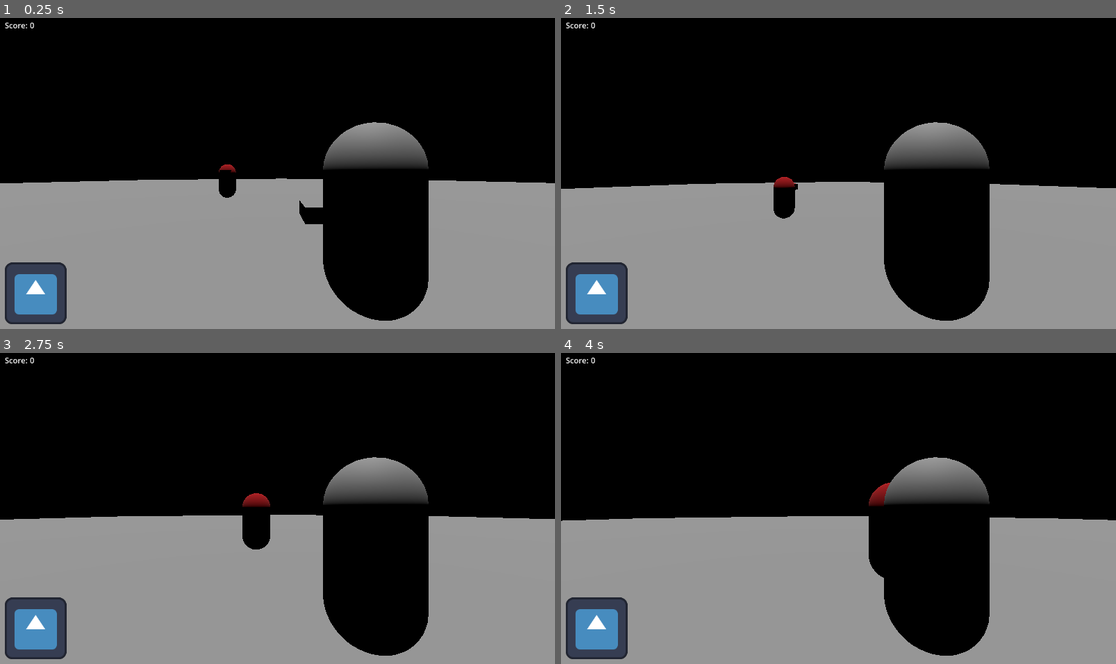
Above: before the commit, frames 1-4 (two rows, left to right).
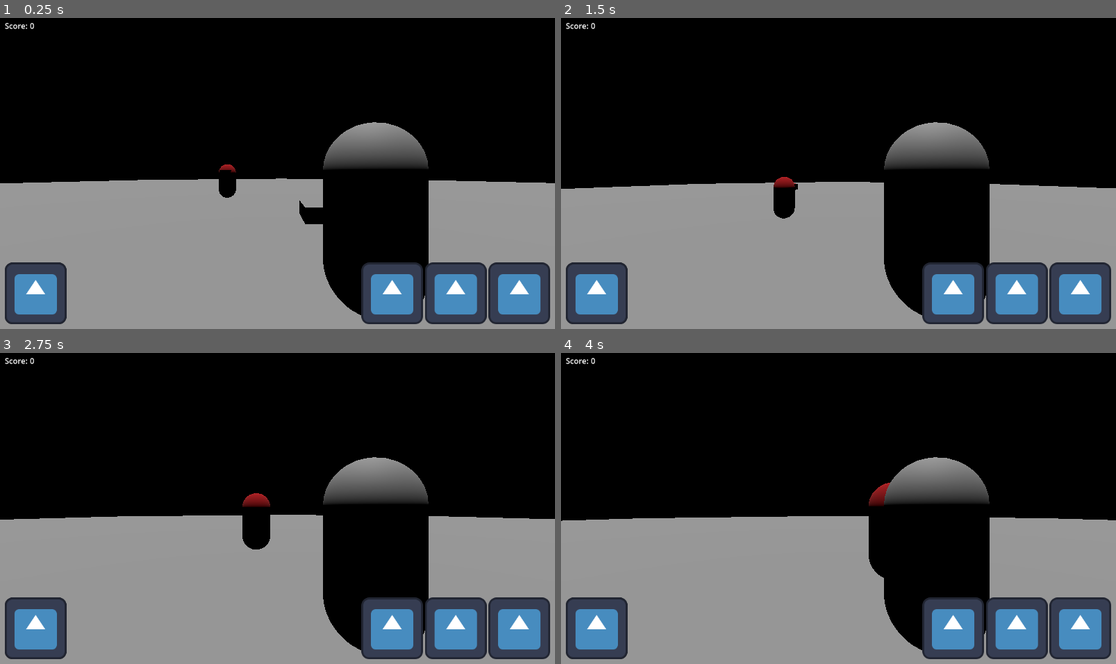
Above: after the commit, the same moments.

Repository: Sprotex/ludum-dare-54
Game: Godot game, scene res://level.tscn
Two runs of this game, one before a commit and one after it. Both use one fixed random seed, a clock stepped at 60 frames per second and the inputs below. The engine's default icon, where the game draws it, is replaced by a stand-in: a white triangle on a blue panel in a dark square.
Inputs (mouse positions are in pixels of both pictures, inside the frame that each line leads up to):
- Up to frame 1 (0.25 s): no input
- Up to frame 2 (1.5 s): tap Enter at 0.5 s; move the mouse to (866, 170) at 0.52 s; hold W (move_forward) from 0.53 s (still down); tap Space (jump) at 0.77 s; move the mouse to (810, 173) at 1.27 s
- Up to frame 3 (2.75 s): keep holding W (move_forward); tap Space (jump) at 1.52 s; move the mouse to (288, 502) at 2.02 s
- Up to frame 4 (4 s): keep holding W (move_forward); move the mouse to (832, 511) at 2.77 s; tap Space (jump) at 3.02, 3.77 s; move the mouse to (877, 511) at 3.52 s

The runs differ from the first frame. In frame 1, 6.6% of the frame differs, in the area x 0-100%, y 1-99%; in frame 2, 6.6%; in frame 3, 6.6%; in frame 4, 6.6%.

Commit message:
add health user interface
reorder user interface anchor drawing layers
refactor health script

Diff:
--- /dev/null
+++ b/autoload/user_interface/health_scene.tscn
@@ -0,0 +1,6 @@
+[gd_scene load_steps=2 format=3 uid="uid://bsrx8i4afxbb2"]
+
+[ext_resource type="Texture2D" uid="uid://q2i4cs5jl1pf" path="res://icon.svg" id="1_4smns"]
+
+[node name="health_scene" type="TextureRect"]
+texture = ExtResource("1_4smns")
--- /dev/null
+++ b/autoload/user_interface/health_user_interface.gd
@@ -0,0 +1,34 @@
+extends HBoxContainer
+
+@export var heart_scene: PackedScene
+
+
+func _reset() -> void:
+  _add_hearts(3)
+
+
+func _ready() -> void:
+  _reset()
+  MessageBus.on_player_health_changed.connect(_handle_player_health_changed)
+  MessageBus.on_scene_reloaded.connect(_reset)
+
+
+func _remove_hearts(count: int) -> void:
+  for i in count:
+    remove_child(get_child(0))
+
+
+func _add_hearts(count: int) -> void:
+  for i in count:
+    var instance = heart_scene.instantiate()
+    add_child(instance)
+
+
+func _handle_player_health_changed(hearts: int) -> void:
+  var current_hearts = get_child_count()
+  var change = abs(hearts - current_hearts)
+  print(change)
+  if hearts < current_hearts:
+    _remove_hearts(change)
+    return
+  _add_hearts(change)
--- a/autoload/user_interface/user_interface.tscn
+++ b/autoload/user_interface/user_interface.tscn
@@ -1,16 +1,18 @@
-[gd_scene load_steps=6 format=3 uid="uid://c8kvui44qiu65"]
+[gd_scene load_steps=8 format=3 uid="uid://c8kvui44qiu65"]
 
 [ext_resource type="Script" path="res://autoload/user_interface/user_interface.gd" id="1_a043w"]
 [ext_resource type="Script" path="res://autoload/user_interface/score_manager.gd" id="2_gftuk"]
 [ext_resource type="Script" path="res://autoload/user_interface/score_label.gd" id="2_y53gy"]
 [ext_resource type="Texture2D" uid="uid://q2i4cs5jl1pf" path="res://icon.svg" id="3_kw0jx"]
 [ext_resource type="Script" path="res://autoload/user_interface/reload_progress_bar.gd" id="4_vokve"]
+[ext_resource type="Script" path="res://autoload/user_interface/health_user_interface.gd" id="5_ujoqm"]
+[ext_resource type="PackedScene" uid="uid://bsrx8i4afxbb2" path="res://autoload/user_interface/health_scene.tscn" id="6_dxy0m"]
 
 [node name="UserInterface" type="CanvasLayer" node_paths=PackedStringArray("death_screen", "static_set_nodes", "descending_stop_nodes", "hide_nodes")]
 script = ExtResource("1_a043w")
 death_screen = NodePath("Anchors/DeathScreen")
 static_set_nodes = [NodePath("Anchors")]
-descending_stop_nodes = [NodePath("Anchors/TopLeftAnchor"), NodePath("Anchors/BottomLeftAnchor")]
+descending_stop_nodes = [NodePath("Anchors/TopRightAnchor"), NodePath("Anchors/BottomLeftAnchor")]
 hide_nodes = [NodePath("Anchors/DeathScreen")]
 
 [node name="Anchors" type="Control" parent="."]
@@ -22,24 +24,24 @@
 grow_vertical = 2
 mouse_filter = 2
 
-[node name="TopLeftAnchor" type="MarginContainer" parent="Anchors"]
+[node name="TopRightAnchor" type="MarginContainer" parent="Anchors"]
 layout_mode = 1
 offset_right = 72.0
-offset_bottom = 26.0
+offset_bottom = 31.0
 mouse_filter = 2
 theme_override_constants/margin_left = 10
 theme_override_constants/margin_top = 5
 
-[node name="HBoxContainer" type="HBoxContainer" parent="Anchors/TopLeftAnchor"]
+[node name="HBoxContainer" type="HBoxContainer" parent="Anchors/TopRightAnchor"]
 layout_mode = 2
 mouse_filter = 2
 theme_override_constants/separation = 0
 
-[node name="Label" type="Label" parent="Anchors/TopLeftAnchor/HBoxContainer"]
+[node name="Label" type="Label" parent="Anchors/TopRightAnchor/HBoxContainer"]
 layout_mode = 2
 text = "Score: "
 
-[node name="Score counter" type="Label" parent="Anchors/TopLeftAnchor/HBoxContainer"]
+[node name="Score counter" type="Label" parent="Anchors/TopRightAnchor/HBoxContainer"]
 layout_mode = 2
 text = "0"
 script = ExtResource("2_y53gy")
@@ -71,6 +73,26 @@
 texture_progress = ExtResource("3_kw0jx")
 tint_under = Color(0.231373, 0.231373, 0.231373, 1)
 script = ExtResource("4_vokve")
+
+[node name="BottomRightAnchor" type="MarginContainer" parent="Anchors"]
+layout_mode = 1
+anchors_preset = 3
+anchor_left = 1.0
+anchor_top = 1.0
+anchor_right = 1.0
+anchor_bottom = 1.0
+offset_left = -402.0
+offset_top = -138.0
+grow_horizontal = 0
+grow_vertical = 0
+theme_override_constants/margin_right = 10
+theme_override_constants/margin_bottom = 10
+
+[node name="HBoxContainer" type="HBoxContainer" parent="Anchors/BottomRightAnchor"]
+layout_mode = 2
+alignment = 2
+script = ExtResource("5_ujoqm")
+heart_scene = ExtResource("6_dxy0m")
 
 [node name="DeathScreen" type="PanelContainer" parent="Anchors"]
 self_modulate = Color(0, 0, 0, 1)
--- a/character/bullet/bulllet_collisions.gd
+++ b/character/bullet/bulllet_collisions.gd
@@ -30,7 +30,7 @@
 
 func _collide_with_body(body: Character) -> void:
   bullet_body.queue_free()
-  body.health.take_damage()
+  body.health.current -= 1
   _remove_particles()
 
 
--- a/character/health.gd
+++ b/character/health.gd
@@ -3,11 +3,12 @@
 class_name Health
 
 @export var character_body: Character
-@export var max_health := 3
-@onready var health = max_health
-
-
-func take_damage() -> void:
-  health -= 1
-  if health <= 0:
-    character_body.die()
+@export var _max := 3
+@onready var current = _max:
+  set(value):
+    if current == value:
+      return
+    current = value
+    MessageBus.on_player_health_changed.emit(value)
+    if current <= 0:
+      character_body.die()
